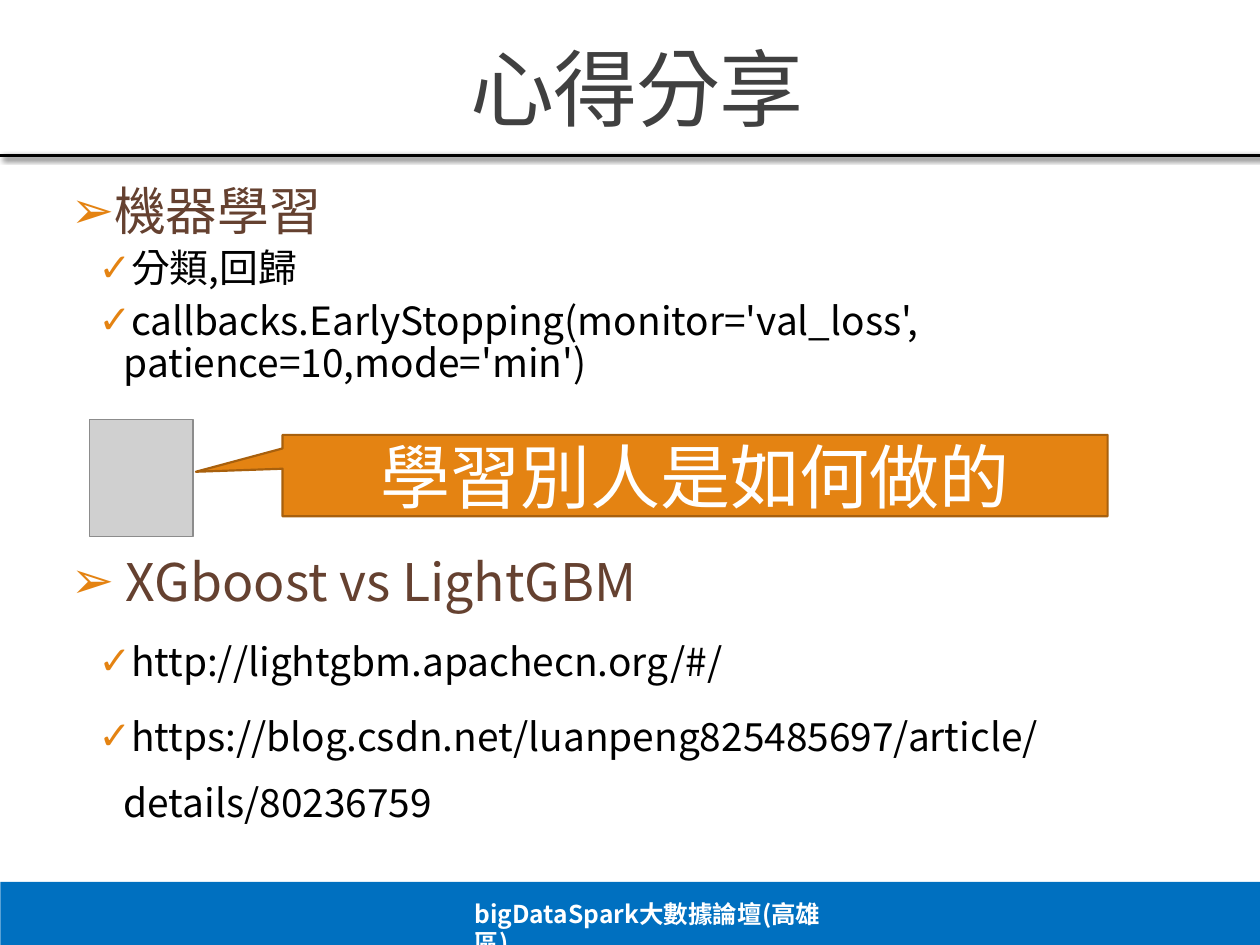
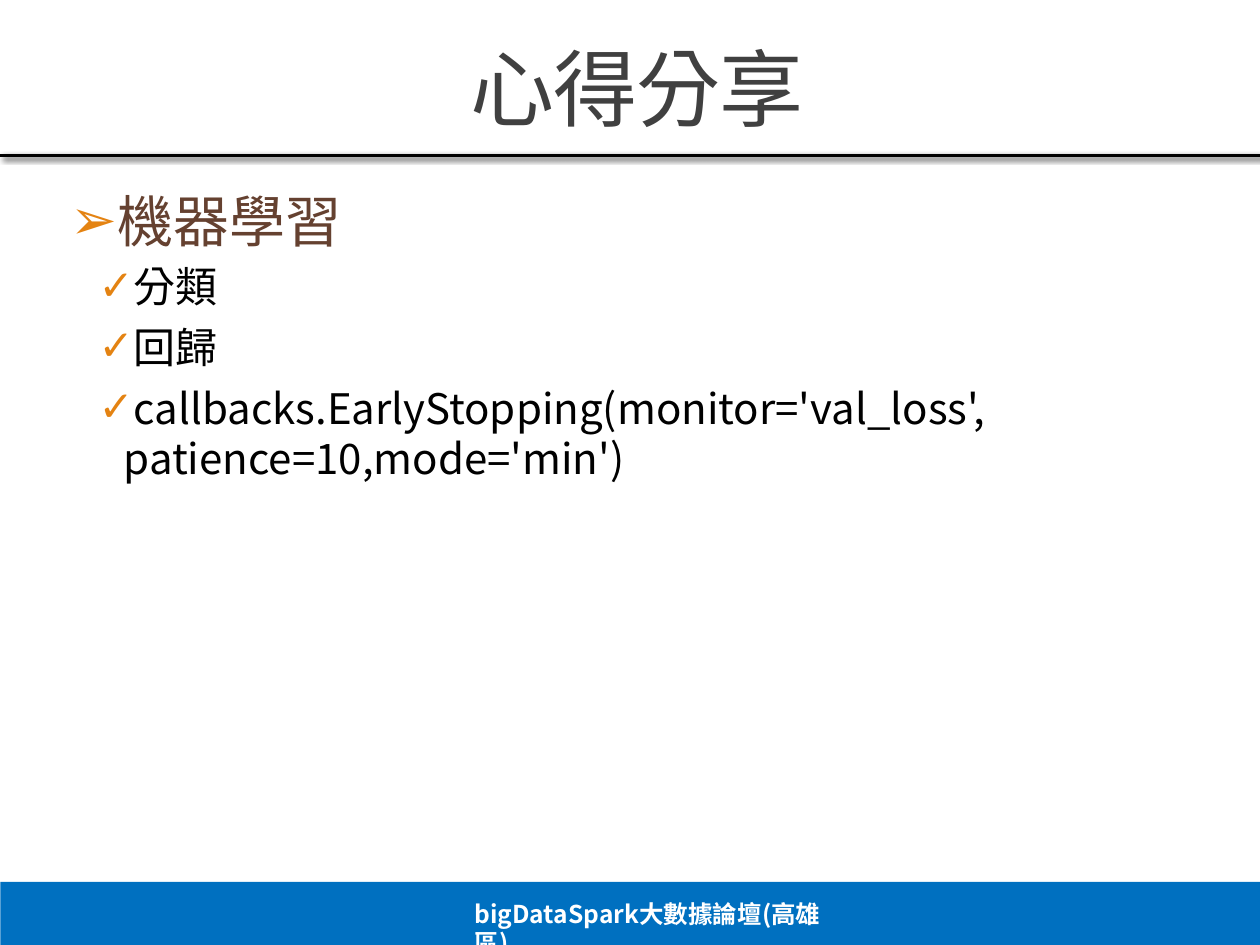
Before and after one commit to paihui/python, a slide deck: slide 12 of T-brain心得分享_20190329.pptx (slide 13 before the commit). Drawn at 1260x945 pixels with LibreOffice and Linux fonts; fonts in the diff are those of the drawing; grey boxes stand for pictures. Boxes give left, top, right and bottom in pixels: in the first picture for what was removed or moved away, otherwise in the second. Text is boxed around its words. In the diff, an @@ line names an element or a change of style, - is before the commit and + after.

```diff
--- a/T-brain心得分享_20190329.pptx
+++ b/T-brain心得分享_20190329.pptx
@@ text at bbox=[118, 195, 986, 484]: size 29.6 to 32 pt in "機器學習"; size 22.2 to 24 pt in "callbacks.EarlyStopping(monitor='val_loss', patience=10,mode ..."; line spacing 0.9 to 1 @@
@@ text at bbox=[134, 267, 218, 367]: text changed; size 22.2 to 24 pt @@
-  ✓ 分類,回歸
+  ✓ 分類
+  ✓ 回歸
@@ picture removed at bbox=[89, 420, 193, 537] @@
@@ speech box removed at bbox=[282, 435, 1108, 517] @@
-學習別人是如何做的
@@ text at bbox=[124, 559, 1038, 824]: paragraphs removed @@
-➢ XGboost vs LightGBM
-  ✓ http://lightgbm.apachecn.org/#/
-  ✓ https://blog.csdn.net/luanpeng825485697/article/details/80236759
```
Also in this commit, not shown: 6 other slides changed, 1 slide added, 1 slide removed.
